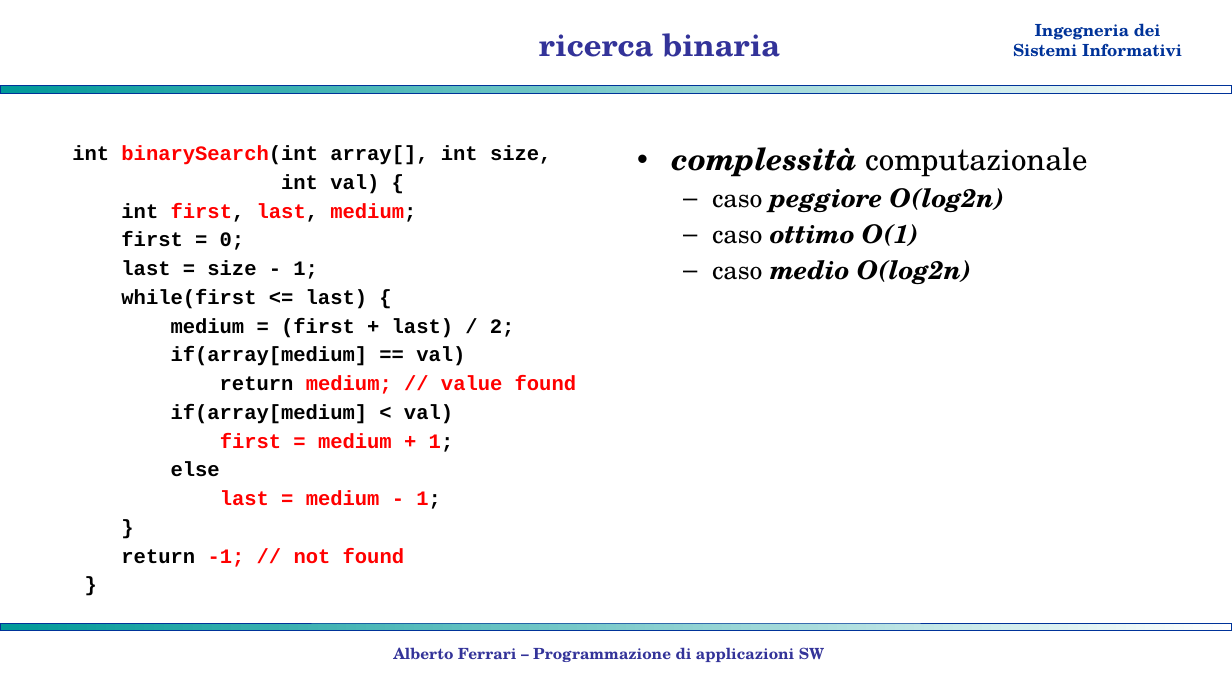
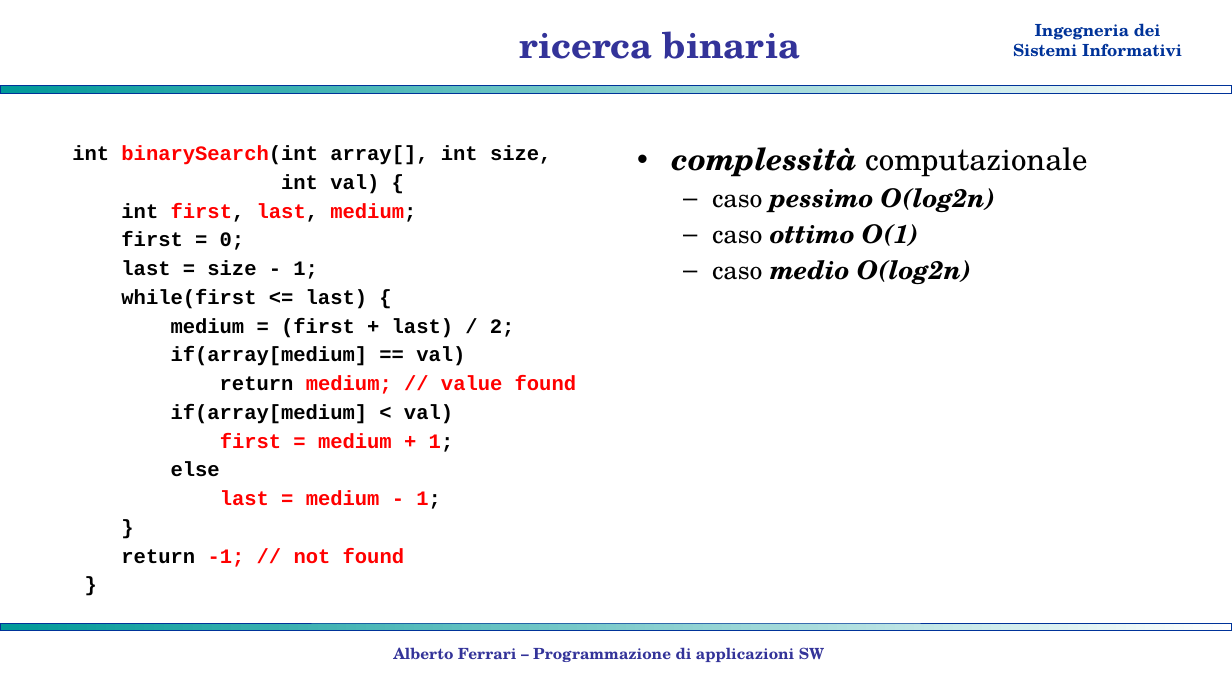
Before and after one commit to albertoferrari/pasw, a slide deck: slide 22 of lezioni/PASW08 - array - ricerca ordinamento.pptx (slide 6 before the commit). Drawn at 1232x693 pixels with LibreOffice and Linux fonts; fonts in the diff are those of the drawing; background and template pictures are left out. Boxes give left, top, right and bottom in pixels: in the first picture for what was removed or moved away, otherwise in the second. Text is boxed around its words. In the diff, an @@ line names an element or a change of style, - is before the commit and + after.

```diff
--- a/lezioni/PASW08 - array - ricerca ordinamento.pptx
+++ b/lezioni/PASW08 - array - ricerca ordinamento.pptx
@@ title "ricerca binaria" at (x1=519, y1=31, x2=800, y2=59): size 24 to 28 pt @@
@@ text at (x1=712, y1=188, x2=996, y2=213): text changed @@
-  – caso peggiore О(log2n)
+  – caso pessimo О(log2n)
```
Also in this commit, not shown: 13 other slides changed, 16 slides added, 1 other file.
